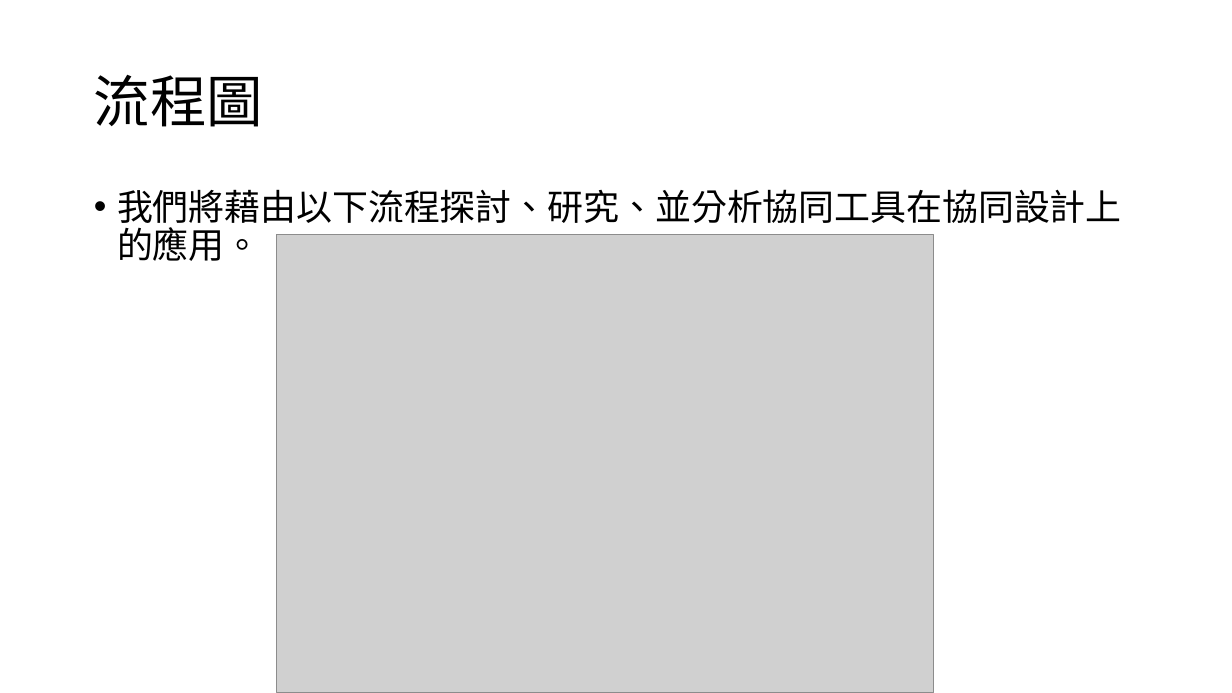
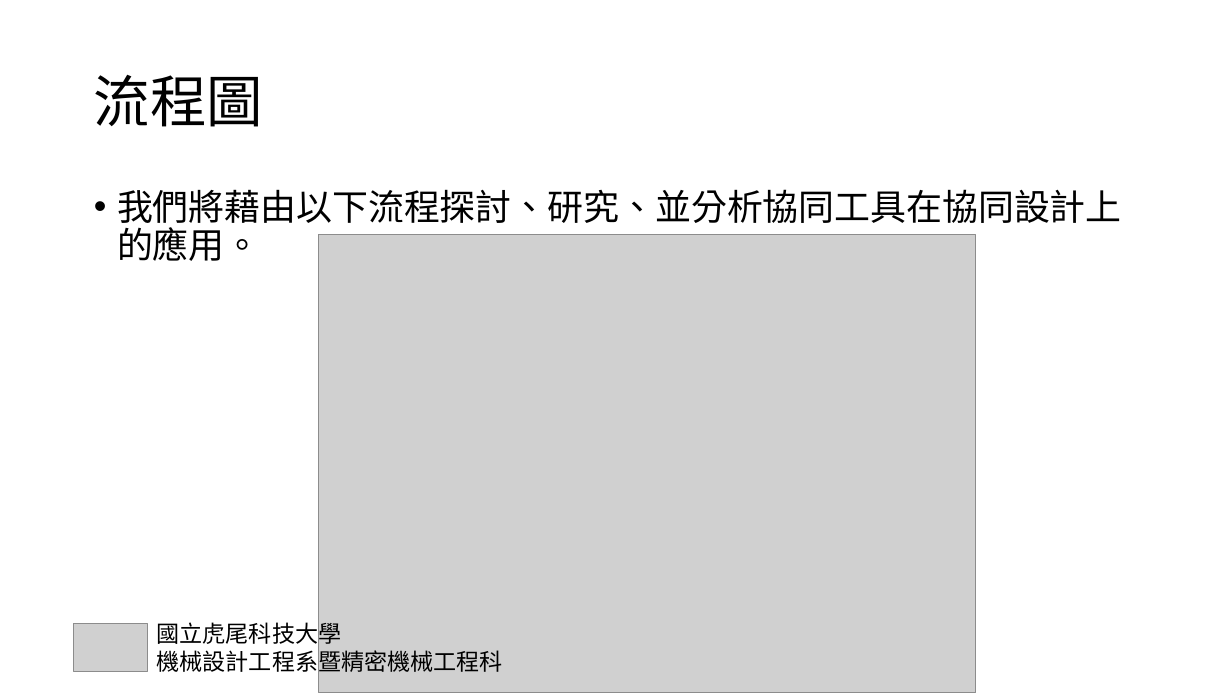
Before and after one commit to snowfall-killer/pj4101, a slide deck: slide 3 of PPT/專題報告PPT.pptx. Drawn at 1232x693 pixels with LibreOffice and Linux fonts; fonts in the diff are those of the drawing; grey boxes stand for pictures. Boxes give left, top, right and bottom in pixels: in the first picture for what was removed or moved away, otherwise in the second. Text is boxed around its words. In the diff, an @@ line names an element or a change of style, - is before the commit and + after.

```diff
--- a/PPT/專題報告PPT.pptx
+++ b/PPT/專題報告PPT.pptx
@@ picture: place and size @@
-picture at bbox=[277, 235, 934, 693]
+picture at bbox=[319, 235, 976, 693]
@@ picture added at bbox=[74, 624, 148, 672] @@
@@ text added at bbox=[157, 619, 503, 675], 18 pt, text #000000 @@
+國立虎尾科技大學
+機械設計工程系暨精密機械工程科
```
Also in this commit, not shown: 19 other slides changed.
